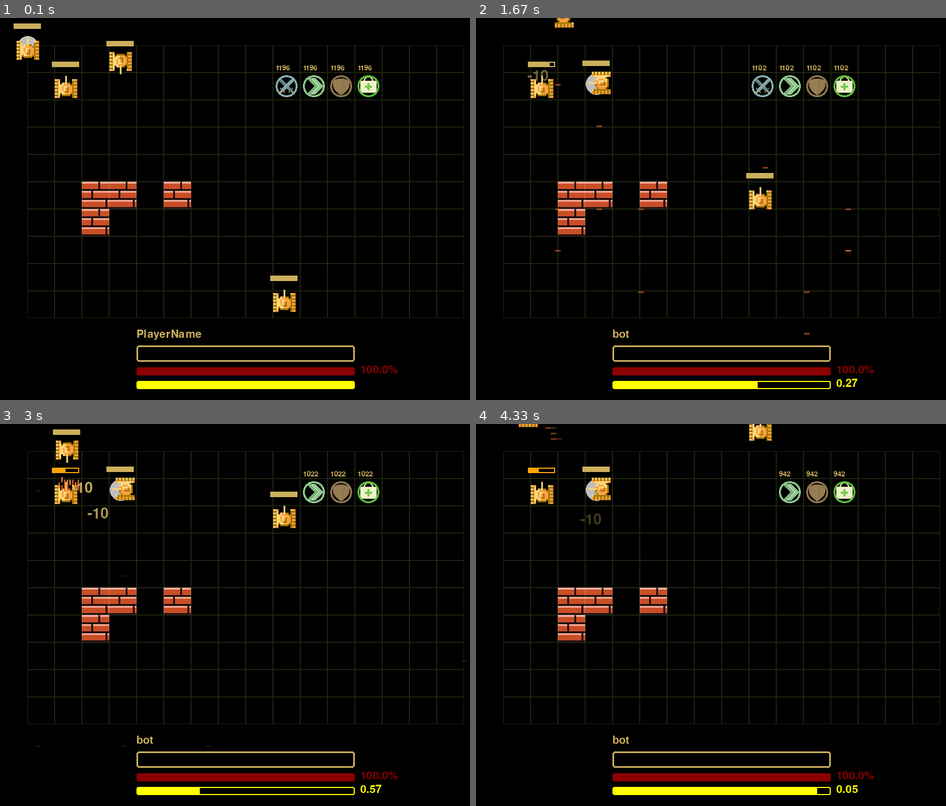
Above: before the commit, frames 1-4 (two rows, left to right).
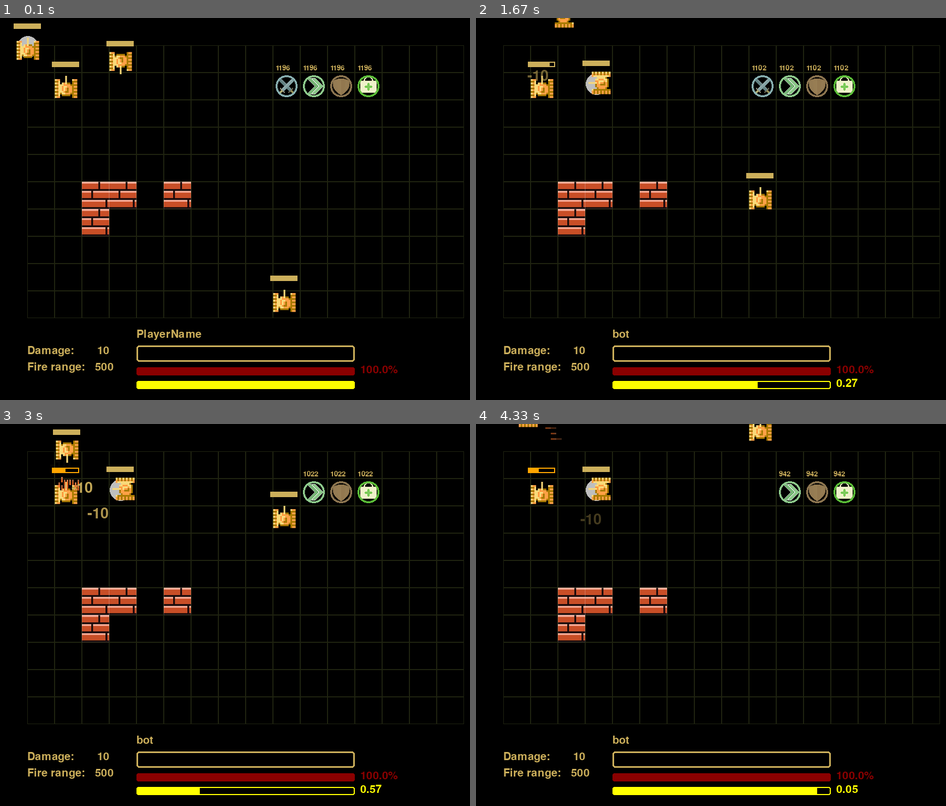
Above: after the commit, the same moments.

Repository: xtern0o/pygame_tanks-retro-game
Game: pygame game, started from main.py
Same seed, same stepped clock (60 frames per second), same inputs: the game is played once before the commit and once after it.
Inputs (mouse positions are in pixels of both pictures, inside the frame that each line leads up to):
- Up to frame 1 (0.1 s): no input
- Up to frame 2 (1.67 s): click (598, 82) at 0.38 s; hold Right 0.67-1.13 s; hold Up 1.17-1.47 s; hold Right from 1.5 s (still down)
- Up to frame 3 (3 s): release Right at 1.97 s; hold Left 2-2.53 s; hold Down 2.57-2.87 s; tap Space at 2.9 s
- Up to frame 4 (4.33 s): hold Left 3.23-3.63 s; tap Space at 3.3, 3.6, 3.73, 4.13 s; hold Up 3.67-4.03 s; hold Right from 4.07 s (still down)

The runs differ from the first frame. In frame 1, 0.3% of the frame differs, in the area x 5-25%, y 85-93%; in frame 2, 0.4%, in the area x 5-80%, y 17-93%; in frame 3, 0.3%; in frame 4, 0.3%.

Commit message:
interface fix

Diff:
--- a/main.py
+++ b/main.py
@@ -121,10 +121,12 @@
             color = RED
         pg.draw.rect(screen, color, pg.Rect(self.rect.left - 5, self.rect.top - 20, 50, 10), width=2)
         if not self.boosters_activated[ARMOR_BOOSTER]:
-            pg.draw.rect(screen, color, pg.Rect(self.rect.left - 5, self.rect.top - 20, 50 * self.hp // CLASSIC_TANK_CFG["hp"], 10))
-        else:
             pg.draw.rect(screen, color,
-                         pg.Rect(self.rect.left - 5, self.rect.top - 20, 50 * self.hp // (CLASSIC_TANK_CFG["hp"] * 2), 10))
+                         pg.Rect(self.rect.left - 5, self.rect.top - 20, 50 * self.hp // CLASSIC_TANK_CFG["hp"], 10))
+        else:
+            pg.draw.rect(screen, color,
+                         pg.Rect(self.rect.left - 5, self.rect.top - 20, 50 * self.hp // (CLASSIC_TANK_CFG["hp"] * 2),
+                                 10))
 
         if self.hp <= 0:
             self.kill_tank()
@@ -151,6 +153,9 @@
 
         for booster_to_pop in to_pop:
             self.boosters.pop(booster_to_pop)
+
+        if self.boosters_activated[SPEED_BOOSTER]:
+            pass
 
     def kill_tank(self):
         particle_count = 5
@@ -613,6 +618,9 @@
 
         self.name_rect = pg.Rect(50 * (1 + 4), 570, 400, 30)
 
+        self.dmg_rect = pg.Rect(50, 600, 100, 30)
+        self.distance_rect = pg.Rect(50, 630, 100, 30)
+
     def update(self):
         pg.draw.circle(screen, GRAY, self.tank.rect.center, 20)
 
@@ -648,6 +656,11 @@
             pg.draw.rect(screen, BROWN, self.ar_b_rect, border_radius=3)
         if self.tank.boosters_activated[DAMAGE_BOOSTER]:
             pg.draw.rect(screen, RED, self.dd_b_rect, border_radius=3)
+
+        screen.blit(InterfaceForClassicTank.font.render(f"Damage:       {self.tank.dmg}", True, SOFT_GOLD),
+                    self.dmg_rect)
+        screen.blit(InterfaceForClassicTank.font.render(f"Fire range:   {self.tank.fire_distance}", True, SOFT_GOLD),
+                    self.distance_rect)
 
 
 screen = pg.display.set_mode(SIZE)
@@ -682,7 +695,7 @@
                 if tank.rect.left <= x <= tank.rect.right and tank.rect.top <= y <= tank.rect.bottom:
                     interface = InterfaceForClassicTank(tank)
                     for _ in range(30):
-                        FlyingParticle((x, y), load_image("fire_particle.png"), 3,
+                        FlyingParticle((x, y), load_image("fire_particle.png"), 1,
                                        (random.randint(-5, 6), random.randint(-5, 6)))
 
     keys_pressed = pg.key.get_pressed()
